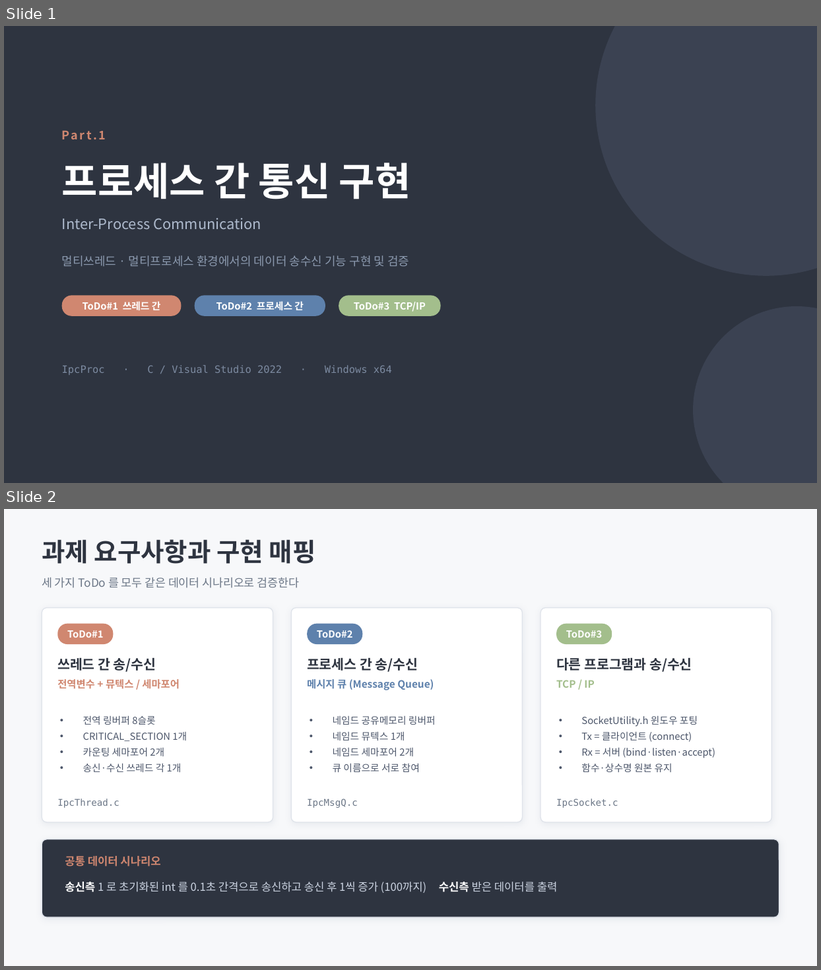
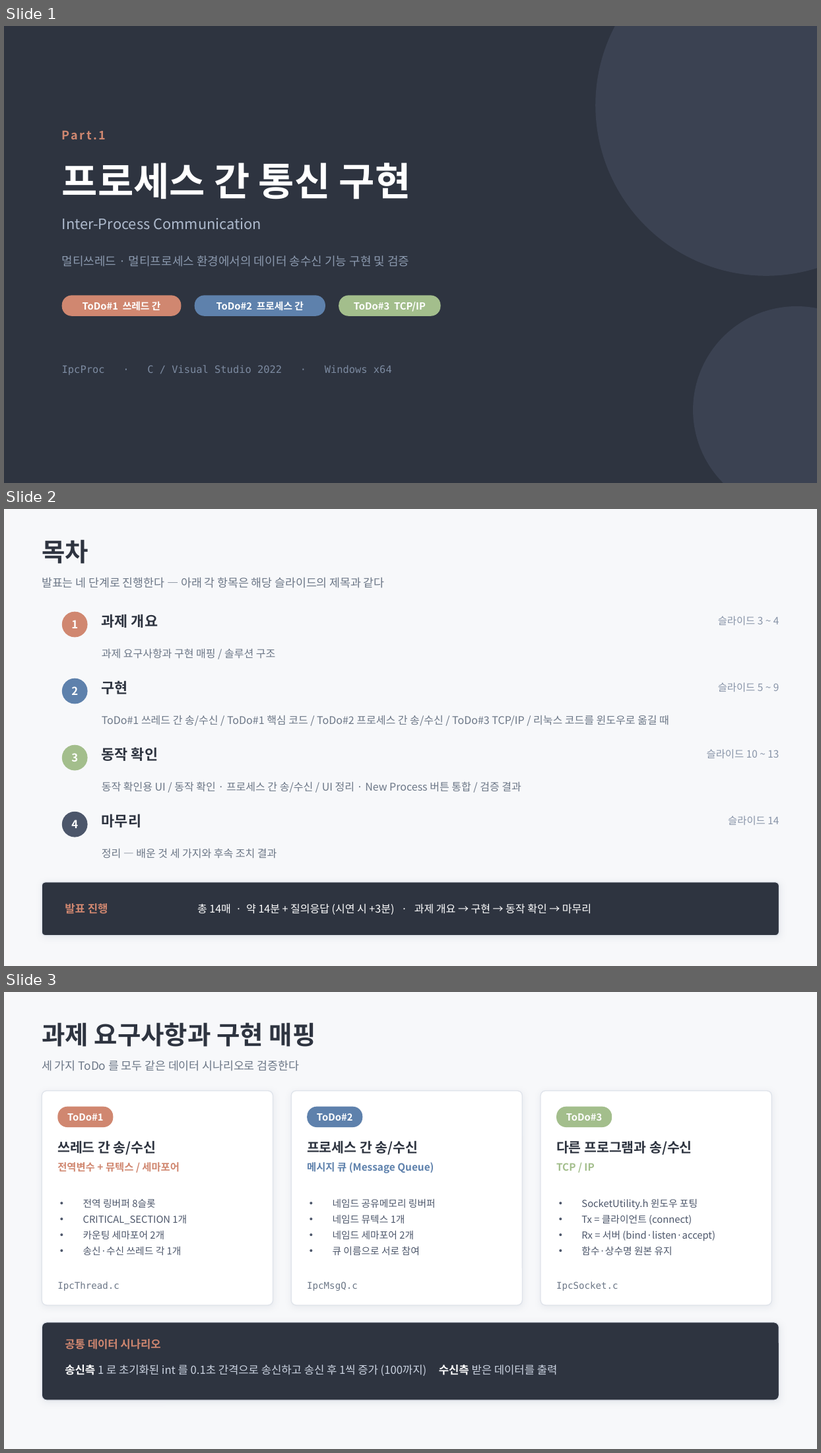
Before and after one commit to harley-hwan/IpcProc, a slide deck: ref/발표자료/IPC_구현_발표자료.pptx. Shown one above the other, each under a label of ours: slides 1 and 2 before the commit, slides 1, 2 and 3 after it. The pictures are 821x970 and 821x1453 pixels, drawn with LibreOffice and Linux fonts; fonts in the diff are those of the drawing. Boxes give left, top, right and bottom in pixels: in the first picture for what was removed or moved away, otherwise in the second. Text is boxed around its words. In the diff, an @@ line names an element or a change of style, - is before the commit and + after.

Commit message:
발표자료 갱신

```diff
--- a/ref/발표자료/IPC_구현_발표자료.pptx
+++ b/ref/발표자료/IPC_구현_발표자료.pptx
@@ slide 2 added at [4,509,817,966], background #F7F8FA @@
@@ text added at [42,539,88,564], 30 pt, text #2E3440, bold @@
+목차
@@ text added at [42,577,385,588], 13.5 pt, text #6C7787 @@
+발표는 네 단계로 진행한다 — 아래 각 항목은 해당 슬라이드의 제목과 같다
@@ ellipse added at [62,611,88,637], fill #D08770 @@
@@ text added at [71,620,78,628], 13 pt, text #FFFFFF, bold @@
+1
@@ text added at [102,614,158,628], 17 pt, text #2E3440, bold @@
+과제 개요
@@ text added at [718,616,780,625], 12 pt, text #8894A8 @@
+슬라이드 3 ~ 4
@@ text added at [102,648,275,658], 12.5 pt, text #6C7787 @@
+과제 요구사항과 구현 매핑 / 솔루션 구조
@@ ellipse added at [62,679,88,704], fill #5E81AC @@
@@ text added at [71,687,78,695], 13 pt, text #FFFFFF, bold @@
+2
@@ text added at [102,681,128,694], 17 pt, text #2E3440, bold @@
+구현
@@ text added at [718,683,780,692], 12 pt, text #8894A8 @@
+슬라이드 5 ~ 9
@@ text added at [102,716,669,726], 12.5 pt, text #6C7787 @@
+ToDo#1 쓰레드 간 송/수신 / ToDo#1 핵심 코드 / ToDo#2 프로세스 간 송/수신 / ToDo#3 TCP/IP / 리눅스 코드를 윈도우로 옮길 때
@@ ellipse added at [62,745,88,770], fill #A3BE8C @@
@@ text added at [71,753,78,762], 13 pt, text #FFFFFF, bold @@
+3
@@ text added at [102,747,158,761], 17 pt, text #2E3440, bold @@
+동작 확인
@@ text added at [707,749,779,758], 12 pt, text #8894A8 @@
+슬라이드 10 ~ 13
@@ text added at [102,782,521,793], 12.5 pt, text #6C7787 @@
+동작 확인용 UI / 동작 확인 · 프로세스 간 송/수신 / UI 정리 · New Process 버튼 통합 / 검증 결과
@@ ellipse added at [62,812,88,838], fill #4C566A @@
@@ text added at [71,820,78,828], 13 pt, text #FFFFFF, bold @@
+4
@@ text added at [102,814,141,828], 17 pt, text #2E3440, bold @@
+마무리
@@ text added at [728,816,779,825], 12 pt, text #8894A8 @@
+슬라이드 14
@@ text added at [102,849,277,858], 12.5 pt, text #6C7787 @@
+정리 — 배운 것 세 가지와 후속 조치 결과
@@ rounded rectangle added at [42,883,780,935], fill #2E3440, outline #DFE3EA 1 pt @@
@@ text added at [65,904,108,914], 13 pt, text #D08770, bold @@
+발표 진행
@@ text added at [197,904,591,915], 12.5 pt, text #FFFFFF @@
+총 14매 · 약 14분 + 질의응답 (시연 시 +3분) · 과제 개요 → 구현 → 동작 확인 → 마무리
@@ what was slide 2 is now slide 3 @@
```
Also in this commit, not shown: 2 slides changed, 2 other files.
